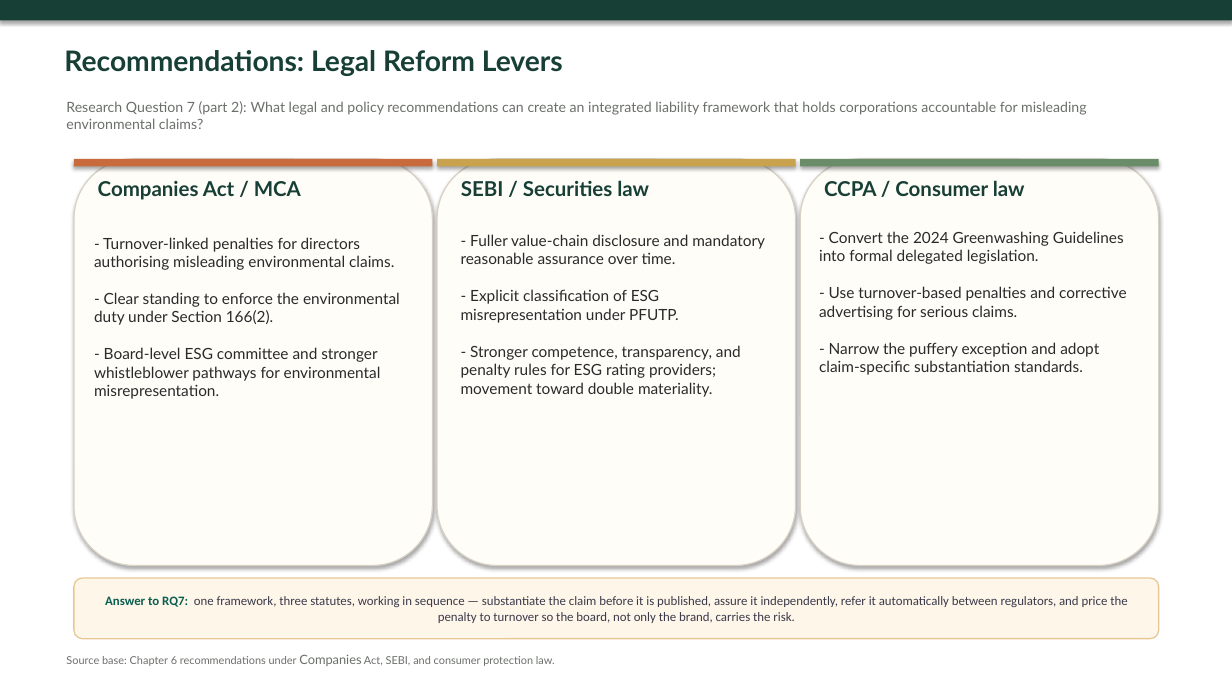
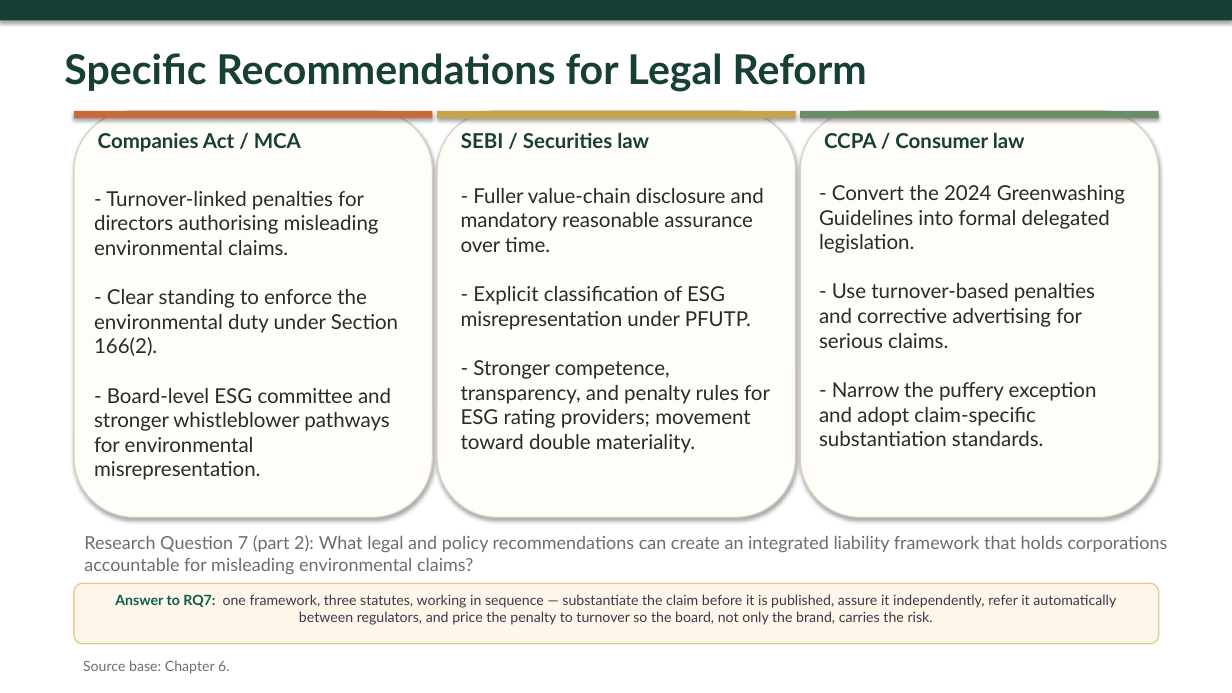
Before and after one commit to atul516/Final-VIva, a slide deck: slide 22 of Thesis Defence Presentation.pptx. Drawn at 1232x693 pixels with LibreOffice and Linux fonts; fonts in the diff are those of the drawing. Boxes give left, top, right and bottom in pixels: in the first picture for what was removed or moved away, otherwise in the second. Text is boxed around its words. In the diff, an @@ line names an element or a change of style, - is before the commit and + after.

```diff
--- a/Thesis Defence Presentation.pptx
+++ b/Thesis Defence Presentation.pptx
@@ text at (x1=64, y1=53, x2=867, y2=92): text changed; size 22 to 32 pt @@
-Recommendations: Legal Reform Levers
+Specific Recommendations for Legal Reform
@@ 3 rounded rectangles, 3 rectangles moved together from (x1=74, y1=159, x2=1159, y2=566) to (x1=74, y1=111, x2=1159, y2=518) @@
@@ text "Companies Act / MCA" moved from (x1=98, y1=181, x2=301, y2=200) to (x1=98, y1=133, x2=301, y2=152) @@
@@ text "SEBI / Securities law" moved from (x1=461, y1=180, x2=649, y2=196) to (x1=461, y1=132, x2=649, y2=148) @@
@@ text "CCPA / Consumer law" moved from (x1=824, y1=180, x2=1025, y2=196) to (x1=824, y1=132, x2=1025, y2=148) @@
@@ text "- Fuller value-chain disclosure and ..." moved from (x1=461, y1=234, x2=765, y2=397) to (x1=461, y1=188, x2=770, y2=453) @@
@@ size 12 to 16 pt in 3 elements at (x1=94, y1=191, x2=398, y2=480), (x1=461, y1=188, x2=770, y2=453), (x1=819, y1=185, x2=1125, y2=446) @@
@@ text "- Convert the 2024 Greenwashing ..." moved from (x1=819, y1=231, x2=1127, y2=375) to (x1=819, y1=185, x2=1125, y2=446) @@
@@ text "- Turnover-linked penalties for directors ..." moved from (x1=94, y1=237, x2=400, y2=399) to (x1=94, y1=191, x2=398, y2=480) @@
@@ text "Research Question 7 (part 2): ..." moved from (x1=66, y1=101, x2=1087, y2=129) to (x1=84, y1=535, x2=1168, y2=574) @@
@@ text "Research Question 7 (part 2): ..." at (x1=84, y1=535, x2=1168, y2=574): size 11 to 14 pt @@
@@ rounded rectangle moved from (x1=74, y1=579, x2=1159, y2=640) to (x1=74, y1=583, x2=1159, y2=644) @@
@@ text "Answer to RQ7: one framework, ..." at (x1=115, y1=594, x2=1116, y2=625): size 10 to 11 pt, font Calibri to Lato @@
@@ text at (x1=83, y1=660, x2=230, y2=674): text changed; size 8.5 to 11 pt @@
-Source base: Chapter 6 recommendations under Companies Act, SEBI, and consumer protection law.
+Source base: Chapter 6.
```
Also in this commit, not shown: 22 other slides changed.
